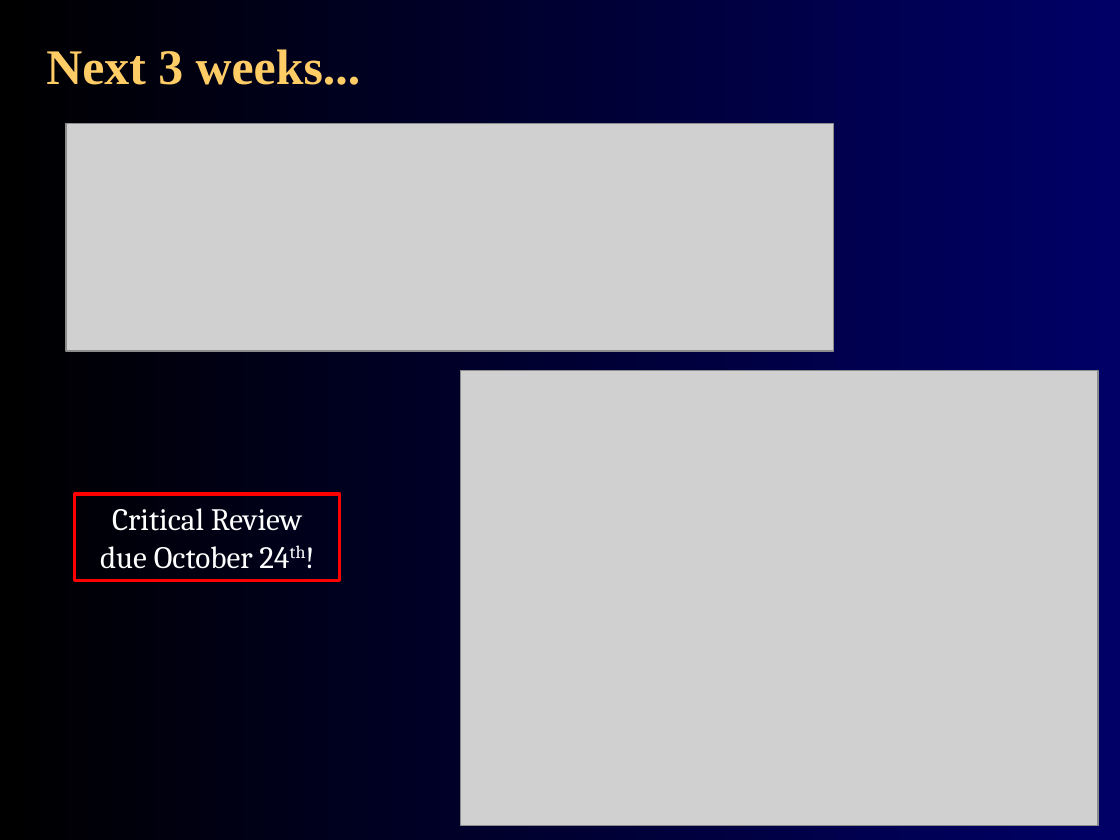
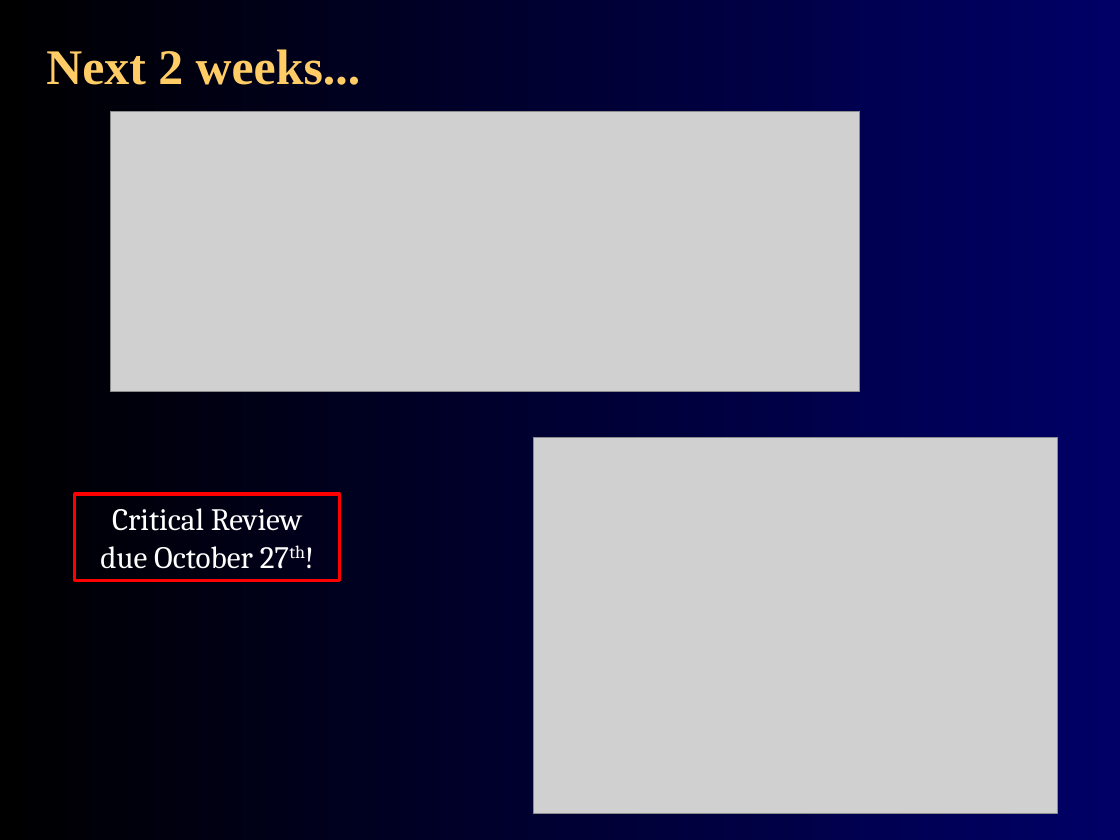
Before and after one commit to agmcarthur/Biochem-3BP3, a slide deck: slide 30 of Lectures/Lecture 4 - Beyond the Gene.pptx. Drawn at 1120x840 pixels with LibreOffice and Linux fonts; fonts in the diff are those of the drawing; grey boxes stand for pictures. Boxes give left, top, right and bottom in pixels: in the first picture for what was removed or moved away, otherwise in the second. Text is boxed around its words. In the diff, an @@ line names an element or a change of style, - is before the commit and + after.

Commit message:
lecture updates

```diff
--- a/Lectures/Lecture 4 - Beyond the Gene.pptx
+++ b/Lectures/Lecture 4 - Beyond the Gene.pptx
@@ title at [46, 49, 361, 85]: text changed @@
-Next 3 weeks...
+Next 2 weeks...
@@ picture: place and size @@
-picture at [66, 123, 833, 351]
+picture at [110, 111, 859, 391]
@@ picture: place and size @@
-picture at [460, 371, 1098, 825]
+picture at [533, 438, 1057, 814]
@@ text in rectangle at [100, 508, 302, 569]: text changed @@
-Critical Review due October 24th!
+Critical Review due October 27th!
```
Also in this commit, not shown: 4 other files.
